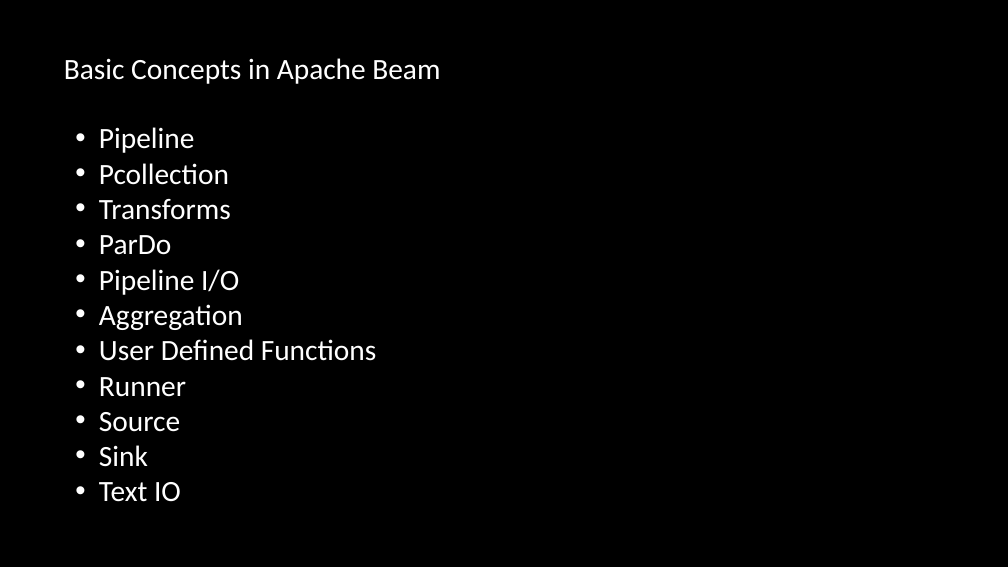
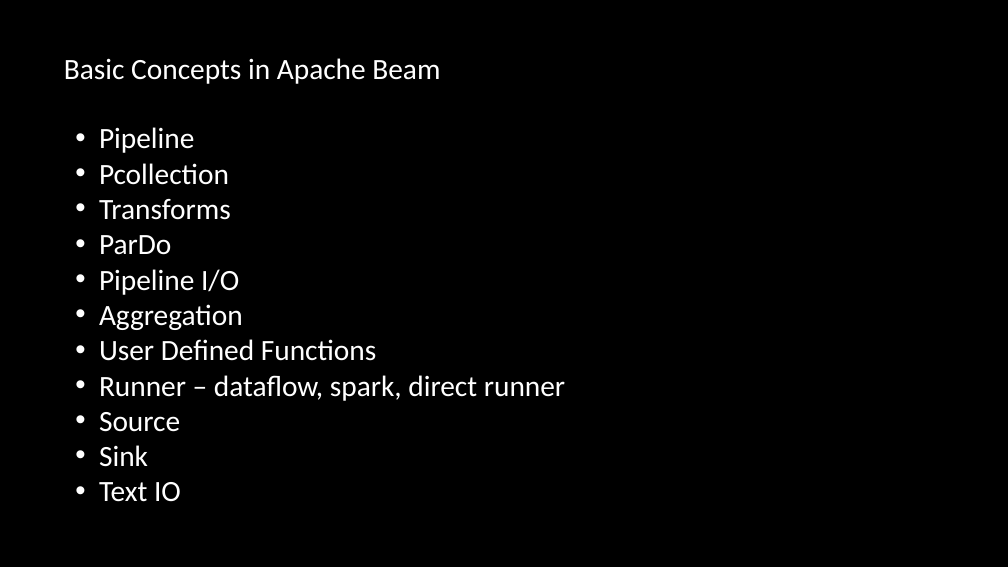
Before and after one commit to smvinodkumar910/python_training, a slide deck: slide 15 of Google Cloud Platform.pptx. Drawn at 1008x567 pixels with LibreOffice and Linux fonts; fonts in the diff are those of the drawing; background and template pictures are left out. Boxes give left, top, right and bottom in pixels: in the first picture for what was removed or moved away, otherwise in the second. Text is boxed around its words. In the diff, an @@ line names an element or a change of style, - is before the commit and + after.

```diff
--- a/Google Cloud Platform.pptx
+++ b/Google Cloud Platform.pptx
@@ text at (99, 375, 565, 401): text changed @@
-• Runner
+• Runner – dataflow, spark, direct runner
```
Also in this commit, not shown: 1 other slide changed, 6 slides added, 13 other files.
